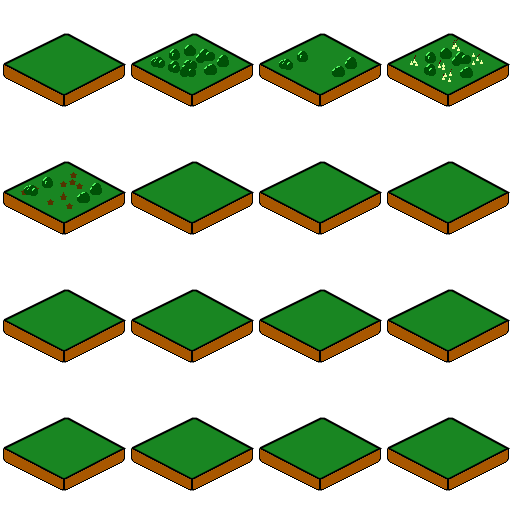
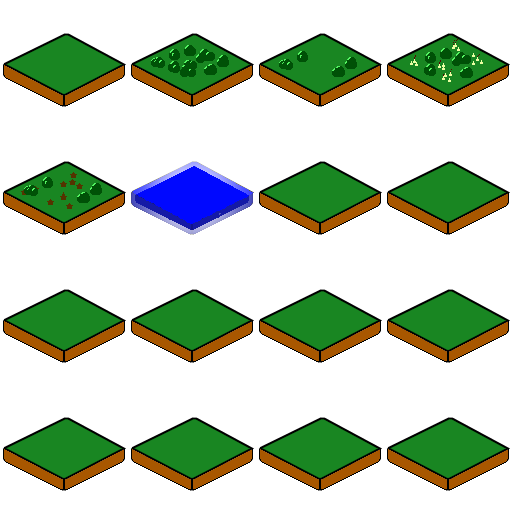
Before/after of a 512px x 512px layered artwork. What changed in the layer stack:
painted on "Bases" over (131, 161, 254, 235)
